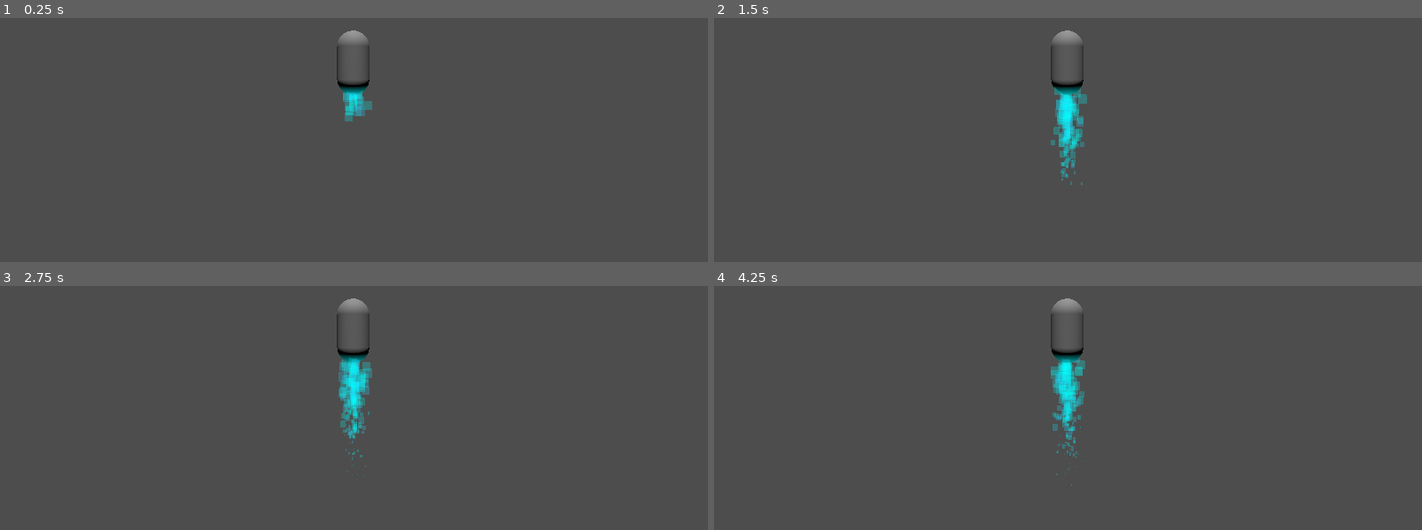
Above: before the commit, frames 1-4 (two rows, left to right).
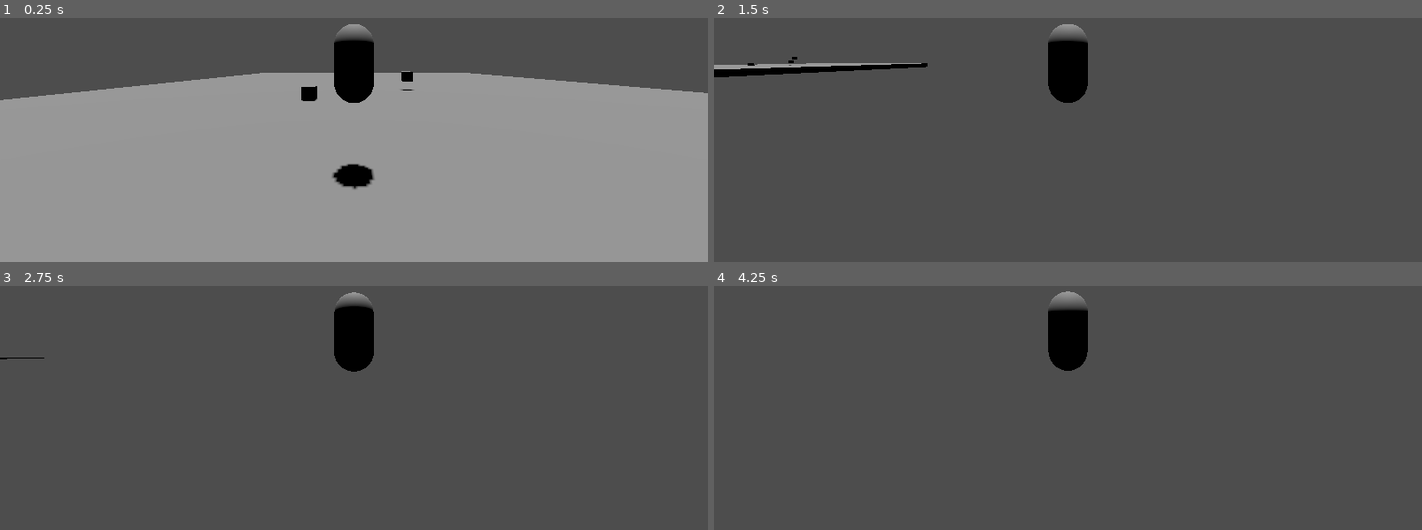
Above: after the commit, the same moments.

Repository: GameDevWeek-2023/ON_VeilBreak
Game: Godot game, scene res://Base.tscn
Same seed, same stepped clock (60 frames per second), same inputs: the game is played once before the commit and once after it. Before the commit the project starts from res://particles/ParticleTest.tscn.
Inputs (mouse positions are in pixels of both pictures, inside the frame that each line leads up to):
- Up to frame 1 (0.25 s): no input
- Up to frame 2 (1.5 s): move the mouse to (1223, 44) at 0.52 s; hold D (move_right, bound only after the commit) 0.53-1.28 s; move the mouse to (926, 83) at 1.27 s; hold S (move_back, bound only after the commit) from 1.28 s (still down)
- Up to frame 3 (2.75 s): move the mouse to (outside the picture) at 2.02 s; release S (move_back, bound only after the commit) at 2.03 s; hold D (move_right, bound only after the commit) from 2.03 s (still down)
- Up to frame 4 (4.25 s): move the mouse to (1032, 410) at 2.77 s; release D (move_right, bound only after the commit) at 2.78 s; hold W (move_forward, bound only after the commit) 2.78-3.53 s; move the mouse to (1280, 390) at 3.52 s; hold A (move_left, bound only after the commit) from 3.53 s (still down)

The runs differ from the first frame. In frame 1, 75% of the frame differs, in the area x 0-100%, y 2-100%; in frame 2, 3.5%; in frame 3, 2.5%; in frame 4, 2.5%.

Commit message:
basic 2d movement

Diff:
--- /dev/null
+++ b/Base.tscn
@@ -0,0 +1,42 @@
+[gd_scene load_steps=5 format=3 uid="uid://chfnaan1xvxlb"]
+
+[ext_resource type="PackedScene" uid="uid://b5f8vlhw2s536" path="res://player/player.tscn" id="1_dmgsb"]
+
+[sub_resource type="BoxMesh" id="BoxMesh_ib140"]
+
+[sub_resource type="BoxShape3D" id="BoxShape3D_j2d17"]
+size = Vector3(60, 2, 60)
+
+[sub_resource type="BoxMesh" id="BoxMesh_wylex"]
+size = Vector3(60, 2, 60)
+
+[node name="Base" type="Node3D"]
+
+[node name="Player" parent="." instance=ExtResource("1_dmgsb")]
+transform = Transform3D(1, 0, 0, 0, 1, 0, 0, 0, 1, -0.0602422, 2.77691, 15.7307)
+
+[node name="MeshInstance3D" type="MeshInstance3D" parent="."]
+transform = Transform3D(1, 0, 0, 0, 1, 0, 0, 0, 1, -3.42509, 0.550344, 5.72342)
+mesh = SubResource("BoxMesh_ib140")
+
+[node name="MeshInstance3D2" type="MeshInstance3D" parent="."]
+transform = Transform3D(1, 0, 0, 0, 1, 0, 0, 0, 1, 5.51864, 1.41862, 0.00597382)
+mesh = SubResource("BoxMesh_ib140")
+
+[node name="MeshInstance3D3" type="MeshInstance3D" parent="."]
+transform = Transform3D(1, 0, 0, 0, 1, 0, 0, 0, 1, -0.5648, 2.72305, -3.79161)
+mesh = SubResource("BoxMesh_ib140")
+
+[node name="ground" type="StaticBody3D" parent="."]
+transform = Transform3D(1, 0, 0, 0, 1, 0, 0, 0, 1, 3.15303, -1, -5.35307)
+
+[node name="CollisionShape3D" type="CollisionShape3D" parent="ground"]
+shape = SubResource("BoxShape3D_j2d17")
+
+[node name="MeshInstance3D" type="MeshInstance3D" parent="ground"]
+transform = Transform3D(1, 0, 0, 0, 1, 0, 0, 0, 1, 0.00324726, -2.38419e-07, -0.00830603)
+mesh = SubResource("BoxMesh_wylex")
+
+[node name="DirectionalLight3D" type="DirectionalLight3D" parent="."]
+transform = Transform3D(1, 0, 0, 0, -0.0383878, 0.999263, 0, -0.999263, -0.0383878, -0.00169754, 3.52858, 0.995618)
+shadow_enabled = true
--- /dev/null
+++ b/player/SpringArm3D.gd
@@ -0,0 +1,20 @@
+extends SpringArm3D
+
+@export var mouse_sensitivity := 0.05
+
+# Called when the node enters the scene tree for the first time.
+func _ready():
+	set_as_top_level(true);
+	Input.set_mouse_mode(Input.MOUSE_MODE_CAPTURED);
+
+func _unhandled_input(event: InputEvent) -> void:
+	if event is InputEventMouseMotion:
+		rotation_degrees.x -= event.relative.y * mouse_sensitivity;
+#		rotation_degrees.x = clamp(rotation_degrees.x, -90.0, 30.0);
+
+		rotation_degrees.y -= event.relative.x * mouse_sensitivity;
+#		rotation_degrees.y = clamp(rotation_degrees.y, -90.0, 30.0);
+
+# Called every frame. 'delta' is the elapsed time since the previous frame.
+func _process(delta):
+	pass
--- /dev/null
+++ b/player/player.gd
@@ -0,0 +1,43 @@
+extends CharacterBody3D
+
+@export var speed := 0;
+@export var acceleration = 5;
+
+@onready var _spring_arm: SpringArm3D = $SpringArm3D;
+
+var target_velocity = Vector3.ZERO
+
+func _physics_process(delta):
+	var move_direction = Vector3.ZERO;
+
+#	if Input.is_action_pressed("move_right"):
+#		move_direction.x += 1;
+#	if Input.is_action_pressed("move_left"):
+#		move_direction.x -= 1;
+#	if Input.is_action_pressed("move_back"):
+#		move_direction.z += 1;
+#	if Input.is_action_pressed("move_forward"):
+#		move_direction.z -= 1;
+
+
+	move_direction.x = Input.get_action_strength("move_right") - Input.get_action_strength("move_left");
+	move_direction.z = Input.get_action_strength("move_back") - Input.get_action_strength("move_forward");
+	move_direction = move_direction.rotated(Vector3.UP, _spring_arm.rotation.y).normalized();
+	if move_direction != Vector3.ZERO:
+		move_direction = move_direction.normalized();
+		$pivot.look_at(position + move_direction, Vector3.UP);
+
+	target_velocity.x += move_direction.x * acceleration;
+	target_velocity.z += move_direction.z * acceleration;
+
+	velocity = target_velocity;
+	move_and_slide();
+
+# Called when the node enters the scene tree for the first time.
+#func _ready():
+#	pass # Replace with function body.
+
+
+# Called every frame. 'delta' is the elapsed time since the previous frame.
+func _process(delta):
+	_spring_arm.position = position
--- /dev/null
+++ b/player/player.tscn
@@ -0,0 +1,30 @@
+[gd_scene load_steps=5 format=3 uid="uid://b5f8vlhw2s536"]
+
+[ext_resource type="Script" path="res://player/player.gd" id="1_ulnls"]
+[ext_resource type="Script" path="res://player/SpringArm3D.gd" id="2_py56m"]
+
+[sub_resource type="CapsuleMesh" id="CapsuleMesh_wx3dr"]
+
+[sub_resource type="CapsuleShape3D" id="CapsuleShape3D_2ioct"]
+
+[node name="CharacterBody3D" type="CharacterBody3D"]
+script = ExtResource("1_ulnls")
+
+[node name="SpringArm3D" type="SpringArm3D" parent="."]
+spring_length = 5.0
+script = ExtResource("2_py56m")
+
+[node name="Camera3D" type="Camera3D" parent="SpringArm3D"]
+transform = Transform3D(1, 0, 0, 0, 1, 0, 0, 0, 1, 0.193743, -0.126409, 1.48876)
+current = true
+fov = 90.6
+
+[node name="pivot" type="Node3D" parent="."]
+
+[node name="MeshInstance3D" type="MeshInstance3D" parent="pivot"]
+mesh = SubResource("CapsuleMesh_wx3dr")
+skeleton = NodePath("../../..")
+
+[node name="CollisionShape3D" type="CollisionShape3D" parent="."]
+transform = Transform3D(1, 0, 0, 0, 1, 0, 0, 0, 1, -0.0210164, 0.00938052, 0.00014849)
+shape = SubResource("CapsuleShape3D_2ioct")
--- a/project.godot
+++ b/project.godot
@@ -11,6 +11,38 @@
 [application]
 
 config/name="VeilBreak"
-run/main_scene="res://particles/ParticleTest.tscn"
+run/main_scene="res://Base.tscn"
 config/features=PackedStringArray("4.0", "Forward Plus")
 config/icon="res://icon.svg"
+
+[input]
+
+move_left={
+"deadzone": 0.5,
+"events": [Object(InputEventKey,"resource_local_to_scene":false,"resource_name":"","device":-1,"window_id":0,"alt_pressed":false,"shift_pressed":false,"ctrl_pressed":false,"meta_pressed":false,"pressed":false,"keycode":0,"physical_keycode":65,"key_label":0,"unicode":97,"echo":false,"script":null)
+, Object(InputEventKey,"resource_local_to_scene":false,"resource_name":"","device":-1,"window_id":0,"alt_pressed":false,"shift_pressed":false,"ctrl_pressed":false,"meta_pressed":false,"pressed":false,"keycode":0,"physical_keycode":4194319,"key_label":0,"unicode":0,"echo":false,"script":null)
+]
+}
+move_right={
+"deadzone": 0.5,
+"events": [Object(InputEventKey,"resource_local_to_scene":false,"resource_name":"","device":-1,"window_id":0,"alt_pressed":false,"shift_pressed":false,"ctrl_pressed":false,"meta_pressed":false,"pressed":false,"keycode":0,"physical_keycode":68,"key_label":0,"unicode":100,"echo":false,"script":null)
+, Object(InputEventKey,"resource_local_to_scene":false,"resource_name":"","device":-1,"window_id":0,"alt_pressed":false,"shift_pressed":false,"ctrl_pressed":false,"meta_pressed":false,"pressed":false,"keycode":0,"physical_keycode":4194321,"key_label":0,"unicode":0,"echo":false,"script":null)
+]
+}
+move_forward={
+"deadzone": 0.5,
+"events": [Object(InputEventKey,"resource_local_to_scene":false,"resource_name":"","device":-1,"window_id":0,"alt_pressed":false,"shift_pressed":false,"ctrl_pressed":false,"meta_pressed":false,"pressed":false,"keycode":0,"physical_keycode":87,"key_label":0,"unicode":119,"echo":false,"script":null)
+, Object(InputEventKey,"resource_local_to_scene":false,"resource_name":"","device":-1,"window_id":0,"alt_pressed":false,"shift_pressed":false,"ctrl_pressed":false,"meta_pressed":false,"pressed":false,"keycode":0,"physical_keycode":4194320,"key_label":0,"unicode":0,"echo":false,"script":null)
+]
+}
+move_back={
+"deadzone": 0.5,
+"events": [Object(InputEventKey,"resource_local_to_scene":false,"resource_name":"","device":-1,"window_id":0,"alt_pressed":false,"shift_pressed":false,"ctrl_pressed":false,"meta_pressed":false,"pressed":false,"keycode":0,"physical_keycode":83,"key_label":0,"unicode":115,"echo":false,"script":null)
+, Object(InputEventKey,"resource_local_to_scene":false,"resource_name":"","device":-1,"window_id":0,"alt_pressed":false,"shift_pressed":false,"ctrl_pressed":false,"meta_pressed":false,"pressed":false,"keycode":0,"physical_keycode":4194322,"key_label":0,"unicode":0,"echo":false,"script":null)
+]
+}
+boost={
+"deadzone": 0.5,
+"events": [Object(InputEventKey,"resource_local_to_scene":false,"resource_name":"","device":-1,"window_id":0,"alt_pressed":false,"shift_pressed":false,"ctrl_pressed":false,"meta_pressed":false,"pressed":false,"keycode":0,"physical_keycode":32,"key_label":0,"unicode":32,"echo":false,"script":null)
+]
+}
